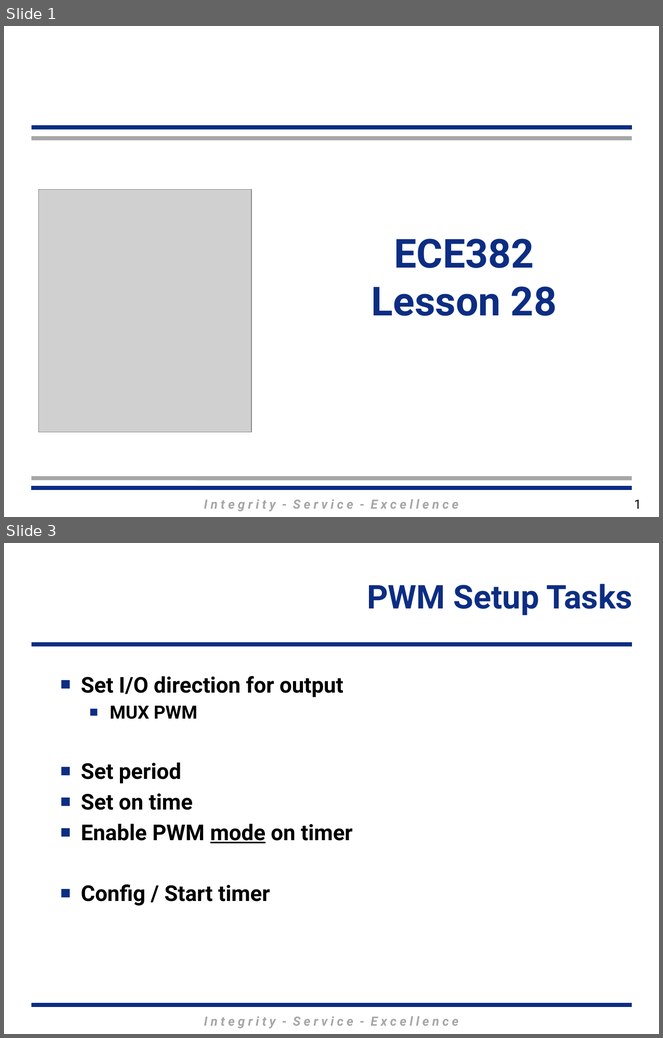
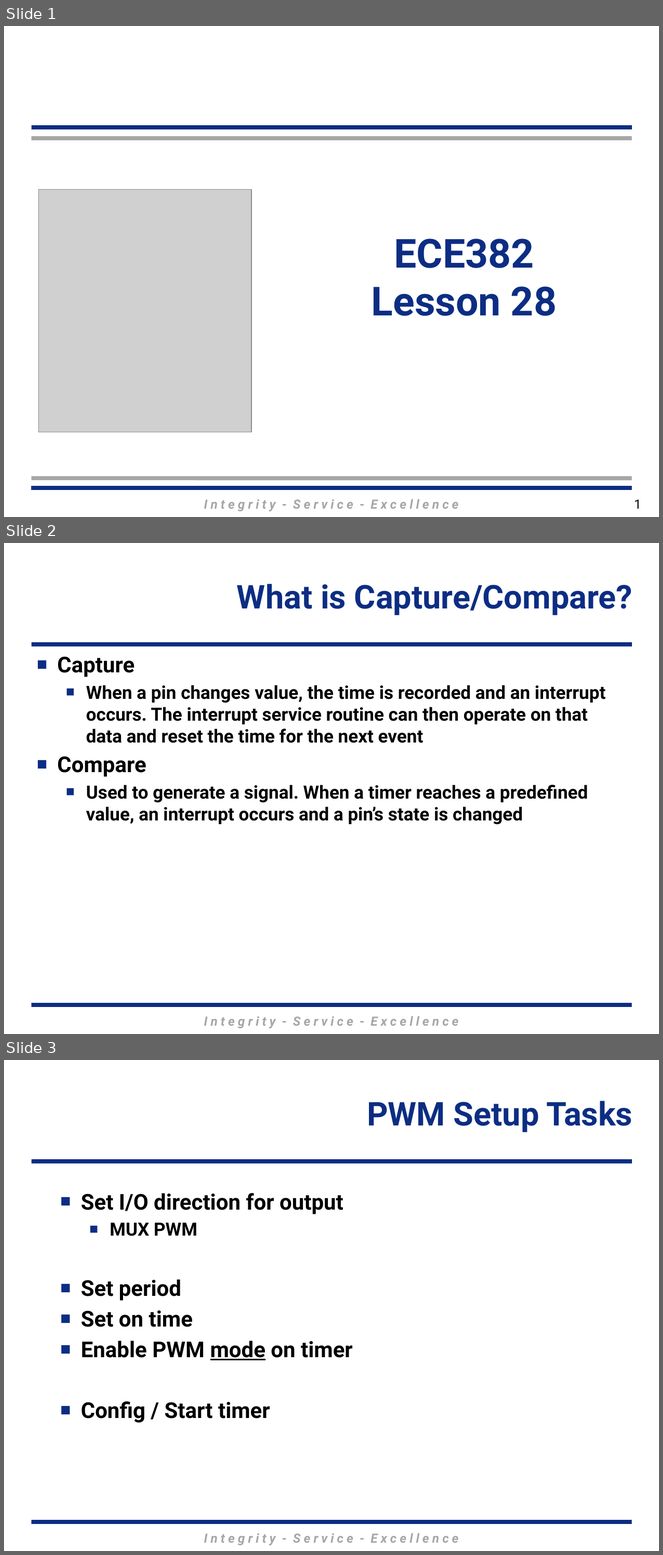
Before and after one commit to MarsUniversity/ECE382, a slide deck: source/lessons/lsn28/Lsn28.pptx. Shown one above the other, each under a label of ours: slides 1 and 3 before the commit, slides 1, 2 and 3 after it; the slides between them are not shown. The pictures are 663x1038 and 663x1555 pixels, drawn with LibreOffice and Linux fonts; fonts in the diff are those of the drawing; grey boxes stand for pictures; background and template pictures are left out. Boxes give left, top, right and bottom in pixels: in the first picture for what was removed or moved away, otherwise in the second. Text is boxed around its words. In the diff, an @@ line names an element or a change of style, - is before the commit and + after.

```diff
--- a/source/lessons/lsn28/Lsn28.pptx
+++ b/source/lessons/lsn28/Lsn28.pptx
@@ slide 2 added at <box>4,543,659,1034</box>, background #FFFFFF; not listed: 3 template elements that a slide beside it also shows @@
@@ title added at <box>237,584,633,615</box>, 36 pt, text #0C2D83, bold @@
+What is Capture/Compare?
@@ text added at <box>57,656,606,825</box>, 20 pt, text #000000, bold @@
+■ Capture
+  ■ When a pin changes value, the time is recorded and an interrupt occurs. The interrupt service routine can then operate on that data and reset the time for the next event
+■ Compare
+  ■ Used to generate a signal. When a timer reaches a predefined value, an interrupt occurs and a pin’s state is changed
```
Also in this commit, not shown: 2 slides changed, 4 other files.
